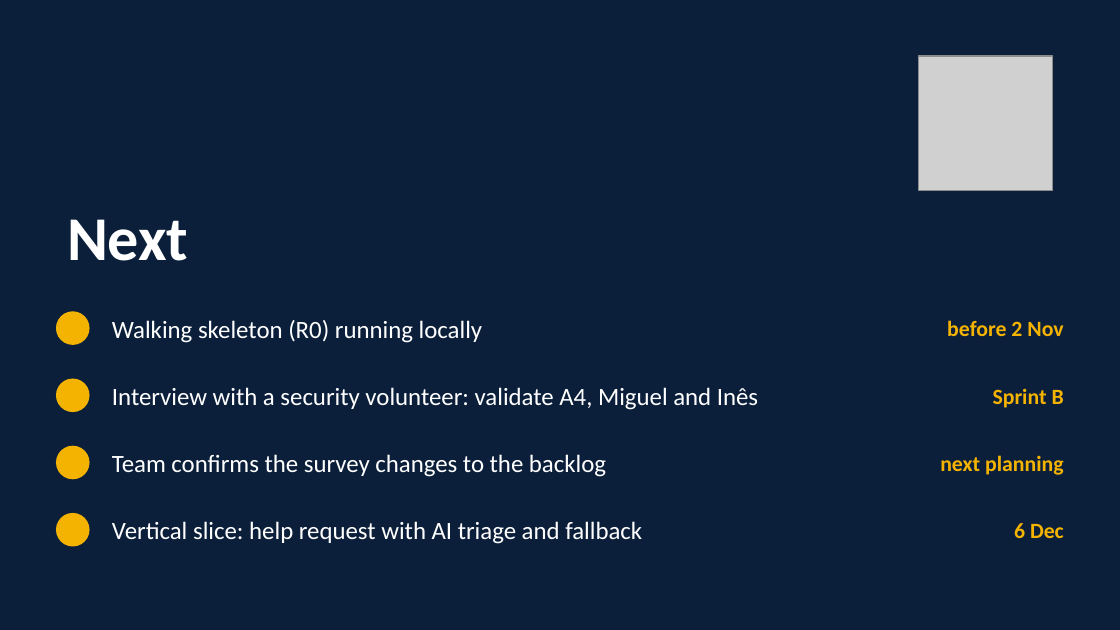
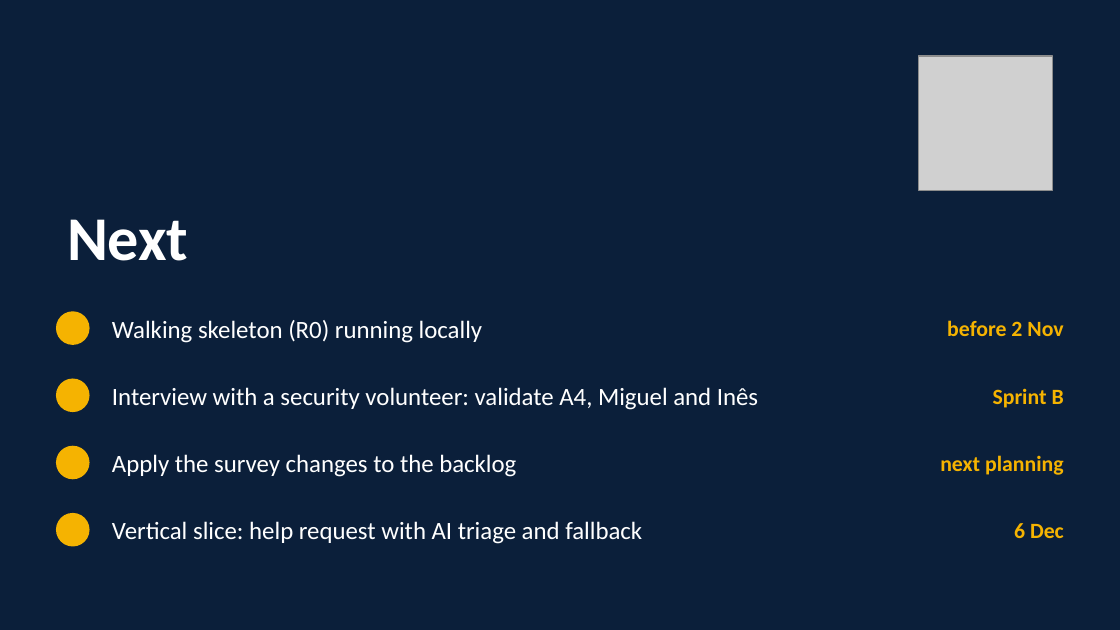
Before and after one commit to tomasoliveira21/LABDSOF, a slide deck: slide 18 of Docs/Presentation/Farol_Sprint_A_Presentation.pptx. Drawn at 1120x630 pixels with LibreOffice and Linux fonts; fonts in the diff are those of the drawing; grey boxes stand for pictures. Boxes give left, top, right and bottom in pixels: in the first picture for what was removed or moved away, otherwise in the second. Text is boxed around its words. In the diff, an @@ line names an element or a change of style, - is before the commit and + after.

```diff
--- a/Docs/Presentation/Farol_Sprint_A_Presentation.pptx
+++ b/Docs/Presentation/Farol_Sprint_A_Presentation.pptx
@@ text at (112,454,516,477): text changed @@
-Team confirms the survey changes to the backlog
+Apply the survey changes to the backlog
```
Also in this commit, not shown: 6 other slides changed, 3 other files.
